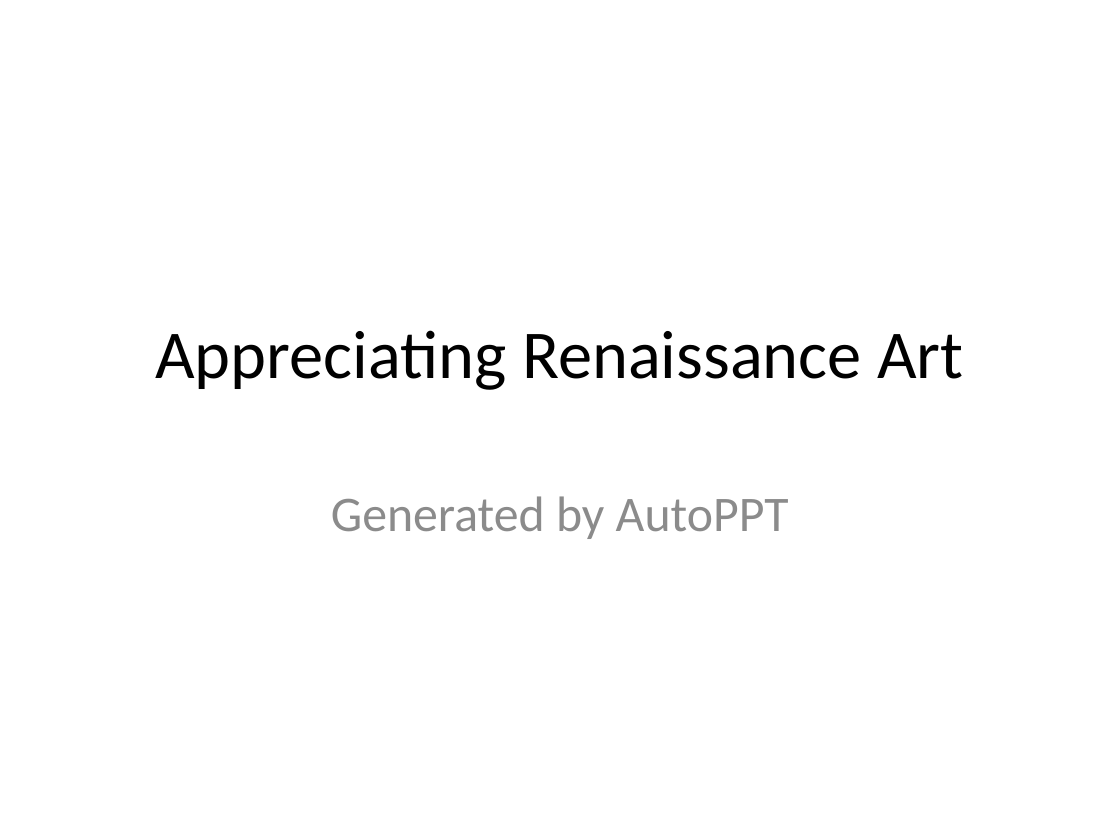
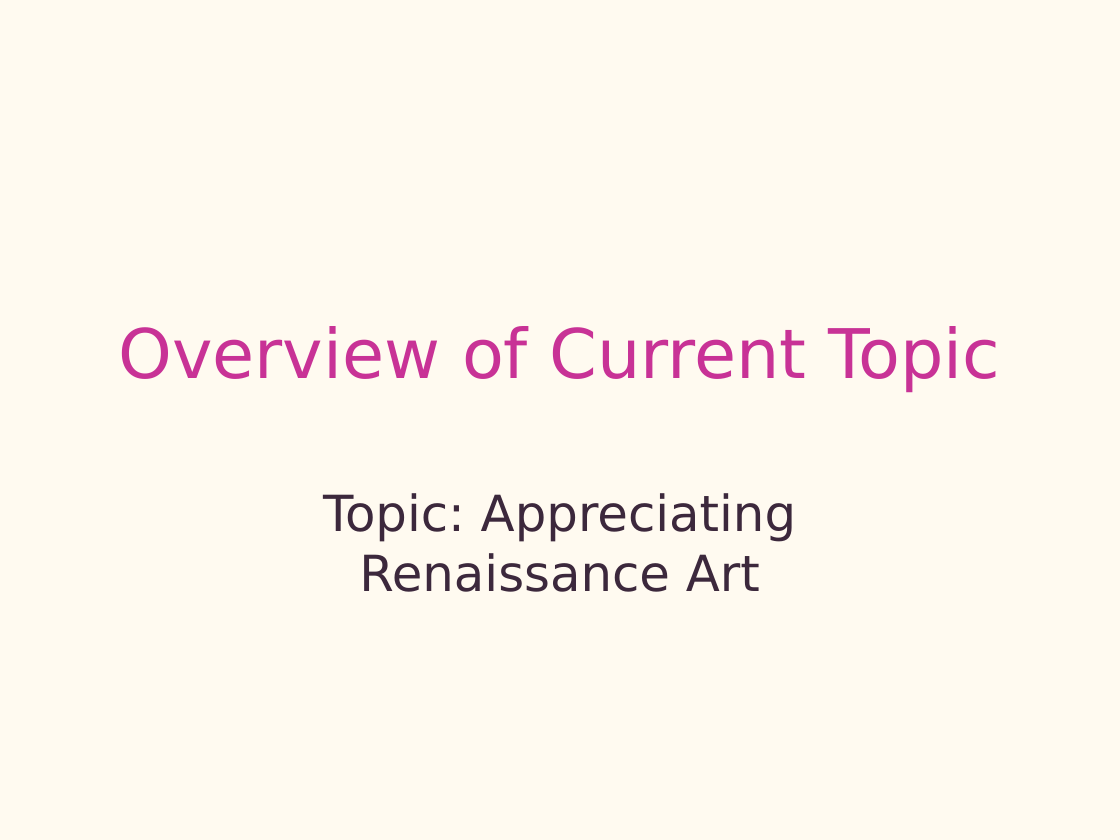
Before and after one commit to yeasy/AutoPPT, a slide deck: slide 1 of samples/en_art.pptx. Drawn at 1120x840 pixels with LibreOffice and Linux fonts; fonts in the diff are those of the drawing. Boxes give left, top, right and bottom in pixels: in the first picture for what was removed or moved away, otherwise in the second. Text is boxed around its words. In the diff, an @@ line names an element or a change of style, - is before the commit and + after.

```diff
--- a/samples/en_art.pptx
+++ b/samples/en_art.pptx
@@ background #FFFFFF to #FFFAF0 @@
@@ title at bbox=[118, 326, 1000, 393]: text changed; font Calibri to DejaVu Sans; text colour #000000 to #C83296 @@
-Appreciating Renaissance Art
+Overview of Current Topic
@@ subtitle at bbox=[323, 493, 796, 592]: text changed; font Calibri to DejaVu Sans; text colour #8C8C8C to #3C283C @@
-Generated by AutoPPT
+Topic: Appreciating Renaissance Art
```
Also in this commit, not shown: 10 slides added, 3 slides removed, 12 other files.
